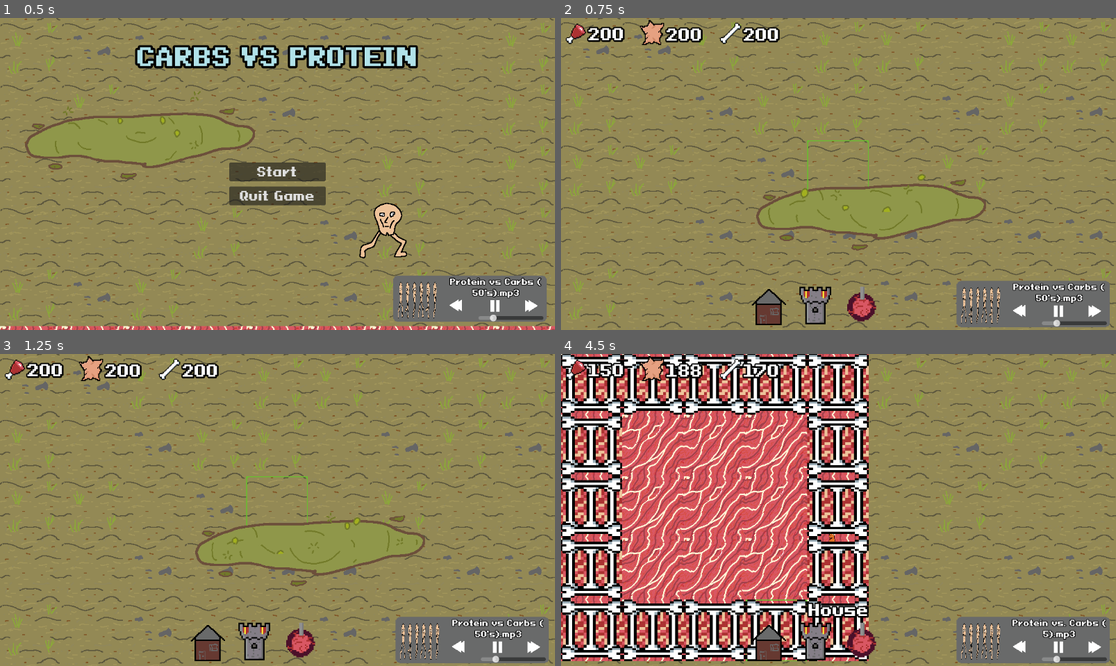
Above: before the commit, frames 1-4 (two rows, left to right).
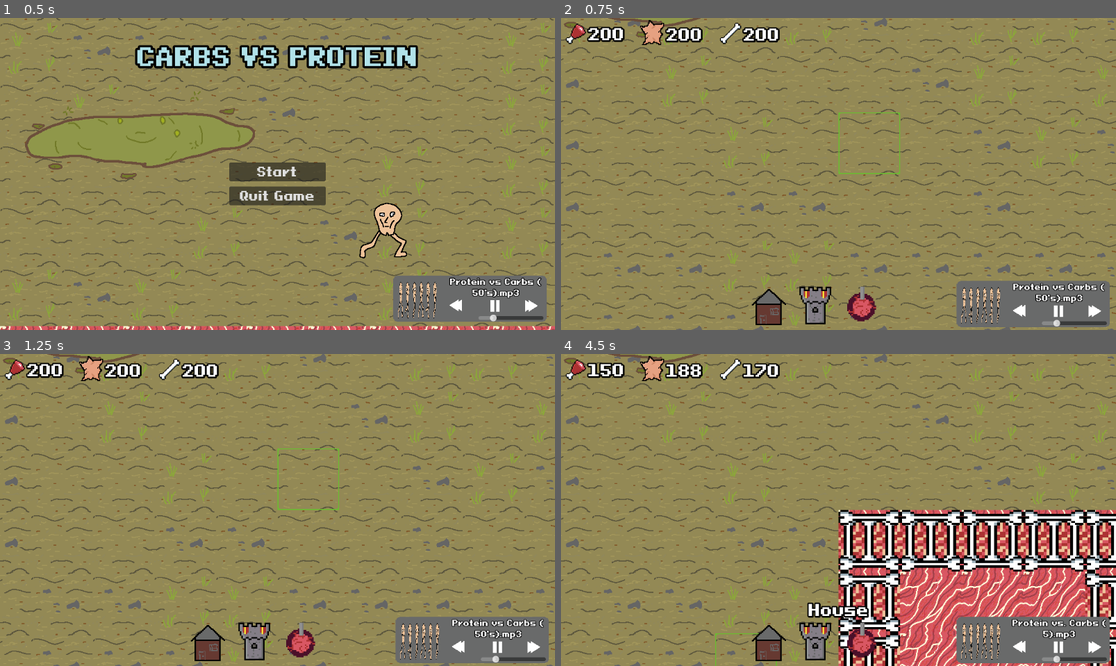
Above: after the commit, the same moments.

Repository: PhilipSBeck/Ludum-Dare-56
Game: Godot game, scene res://Levels/TitleScreen.tscn
Same seed, same stepped clock (60 frames per second), same inputs: the game is played once before the commit and once after it. Sound files missing from this copy of the repository are replaced by a short silence.
Inputs (mouse positions are in pixels of both pictures, inside the frame that each line leads up to):
- Up to frame 1 (0.5 s): no input
- Up to frame 2 (0.75 s): click "Start" at 0.5 s
- Up to frame 3 (1.25 s): no input
- Up to frame 4 (4.5 s): click (1093, 647) at 1.25 s; click (1093, 647) at 2 s; click (816, 644) at 2.75 s; click (860, 644) at 3.5 s; click (771, 644) at 4.25 s

Frame 1 is identical in both runs. In frame 2, 13% of the frame differs, in the area x 0-100%, y 0-100%; in frame 3, 13%; in frame 4, 73%.

Commit message:
Camera starts in center again

Diff:
--- a/Scripts/Core/camera_2d.gd
+++ b/Scripts/Core/camera_2d.gd
@@ -7,6 +7,10 @@
 const ZOOM_MULTIPIER: float = 1.2
 const MAX_ZOOM: float = 5
 const MIN_ZOOM: float = 0.2
+
+func _ready() -> void:
+	# hardcoded half the size of the map
+	position = Vector2(6400, 6400)
 
 func _process(delta: float):
 	var movement := Vector2.ZERO
